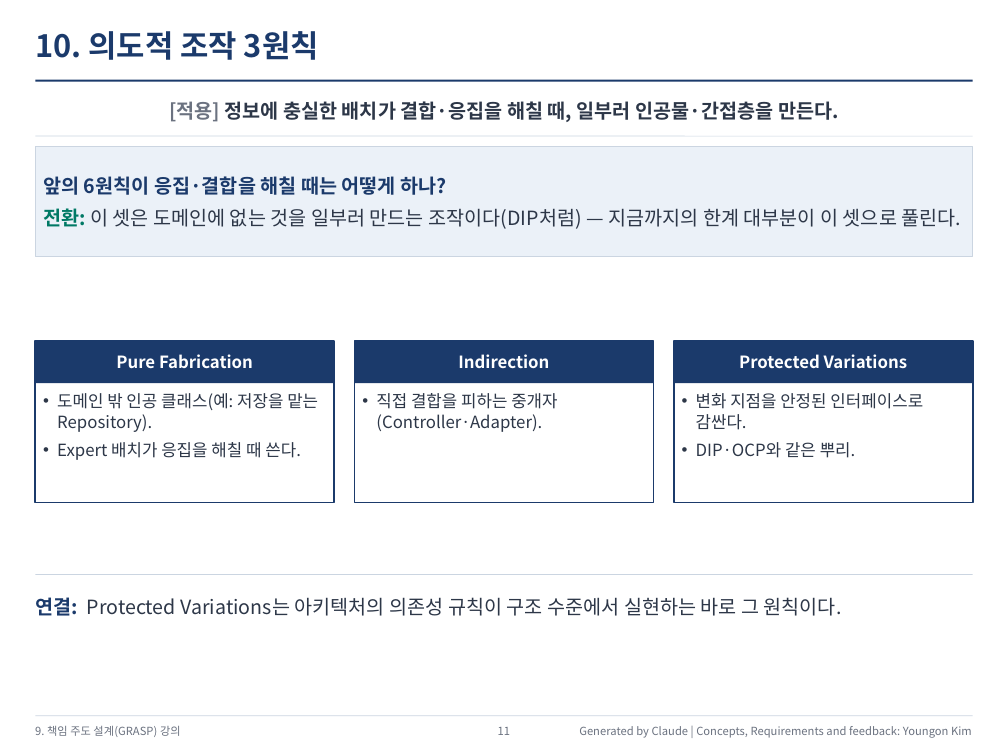
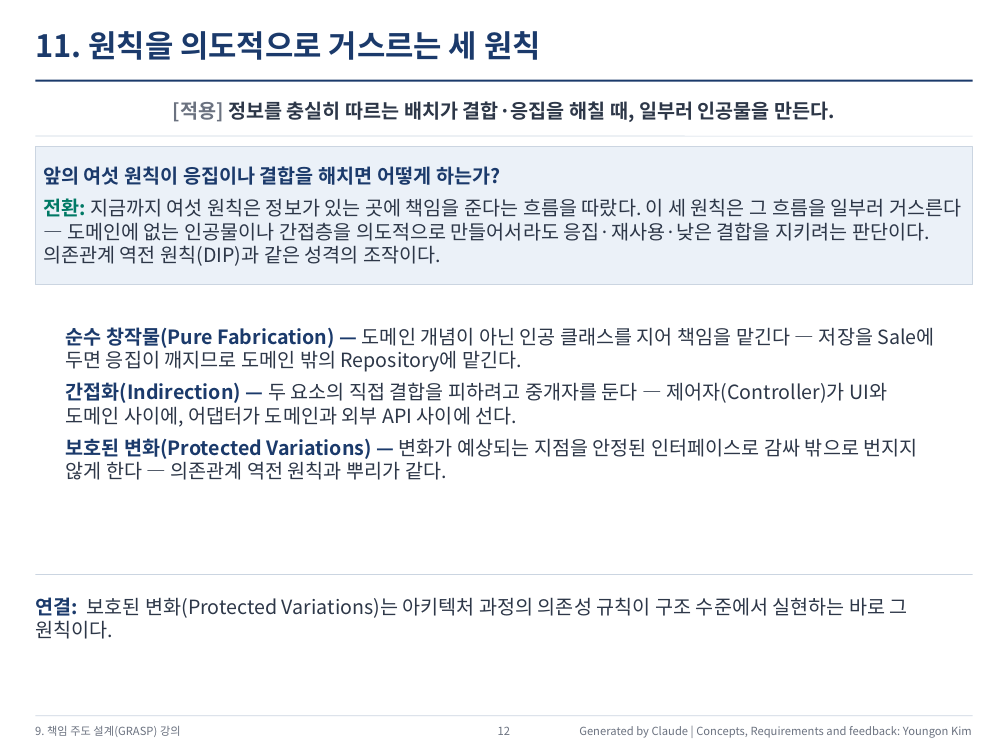
Before and after one commit to YoungSan77/TrainingMaterials, a slide deck: slide 12 of courses/ooad/out/Course_Session09_Output.pptx (slide 11 before the commit). Drawn at 1008x756 pixels with LibreOffice and Linux fonts; fonts in the diff are those of the drawing. Boxes give left, top, right and bottom in pixels: in the first picture for what was removed or moved away, otherwise in the second. Text is boxed around its words. In the diff, an @@ line names an element or a change of style, - is before the commit and + after.

```diff
--- a/courses/ooad/out/Course_Session09_Output.pptx
+++ b/courses/ooad/out/Course_Session09_Output.pptx
@@ text at (35,31,541,60): text changed @@
-10. 의도적 조작 3원칙
+11. 원칙을 의도적으로 거스르는 세 원칙
@@ text at (173,101,835,122): text changed @@
-[적용] 정보에 충실한 배치가 결합·응집을 해칠 때, 일부러 인공물·간접층을 만든다.
+[적용] 정보를 충실히 따르는 배치가 결합·응집을 해칠 때, 일부러 인공물을 만든다.
@@ rectangle "앞의 여섯 원칙이 응집이나 결합을 ...": place and size @@
-rectangle "앞의 여섯 원칙이 응집이나 결합을 ..." at (35,146,973,257)
+rectangle "앞의 여섯 원칙이 응집이나 결합을 ..." at (35,146,973,285)
@@ text in rectangle at (43,166,961,266): text changed @@
-앞의 6원칙이 응집·결합을 해칠 때는 어떻게 하나?
-전환: 이 셋은 도메인에 없는 것을 일부러 만드는 조작이다(DIP처럼) — 지금까지의 한계 대부분이 이 셋으로 풀린다.
+앞의 여섯 원칙이 응집이나 결합을 해치면 어떻게 하는가?
+전환: 지금까지 여섯 원칙은 정보가 있는 곳에 책임을 준다는 흐름을 따랐다. 이 세 원칙은 그 흐름을 일부러 거스른다 — 도메인에 없는 인공물이나 간접층을 의도적으로 만들어서라도 응집·재사용·낮은 결합을 지키려는 판단이다. 의존관계 역전 원칙(DIP)과 같은 성격의 조작이다.
@@ text added at (65,327,935,480), 14 pt, text #2D3748 @@
+• 순수 창작물(Pure Fabrication) — 도메인 개념이 아닌 인공 클래스를 지어 책임을 맡긴다 — 저장을 Sale에 두면 응집이 깨지므로 도메인 밖의 Repository에 맡긴다.
+• 간접화(Indirection) — 두 요소의 직접 결합을 피하려고 중개자를 둔다 — 제어자(Controller)가 UI와 도메인 사이에, 어댑터가 도메인과 외부 API 사이에 선다.
+• 보호된 변화(Protected Variations) — 변화가 예상되는 지점을 안정된 인터페이스로 감싸 밖으로 번지지 않게 한다 — 의존관계 역전 원칙과 뿌리가 같다.
@@ rectangle removed at (35,341,335,502) @@
@@ rectangle removed at (35,341,335,383) @@
-Pure Fabrication
@@ rectangle removed at (355,341,654,502) @@
@@ rectangle removed at (355,341,654,383) @@
-Indirection
@@ rectangle removed at (673,341,973,502) @@
@@ rectangle removed at (673,341,973,383) @@
-Protected Variations
@@ text removed at (57,393,318,460) @@
-• 도메인 밖 인공 클래스(예: 저장을 맡는 Repository).
-• Expert 배치가 응집을 해칠 때 쓴다.
@@ text removed at (376,393,557,432) @@
-• 직접 결합을 피하는 중개자(Controller·Adapter).
@@ text removed at (696,393,923,458) @@
-• 변화 지점을 안정된 인터페이스로 감싼다.
-• DIP·OCP와 같은 뿌리.
@@ text at (35,597,908,639): text changed @@
-연결: Protected Variations는 아키텍처의 의존성 규칙이 구조 수준에서 실현하는 바로 그 원칙이다.
+연결: 보호된 변화(Protected Variations)는 아키텍처 과정의 의존성 규칙이 구조 수준에서 실현하는 바로 그 원칙이다.
@@ text at (498,726,510,735): text changed @@
-11
+12
```
Also in this commit, not shown: 11 other slides changed, 1 slide added, 2 other files.
